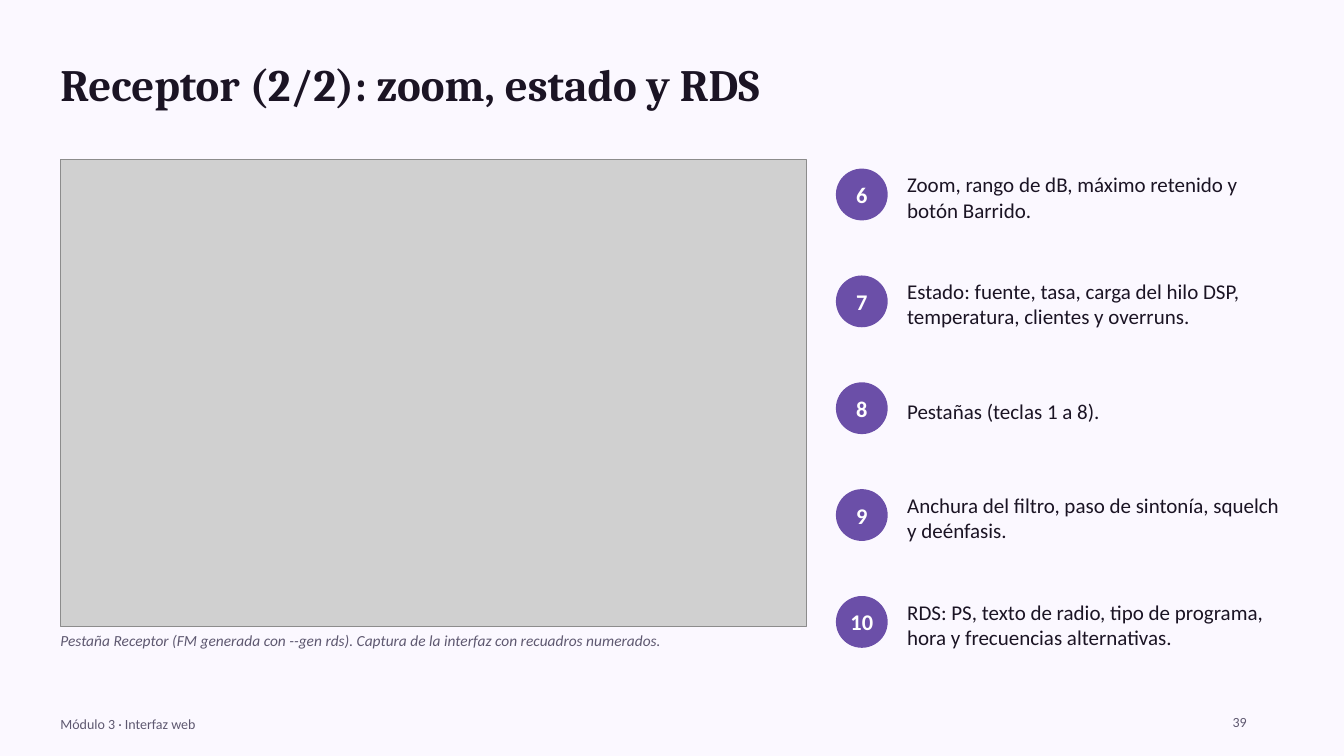
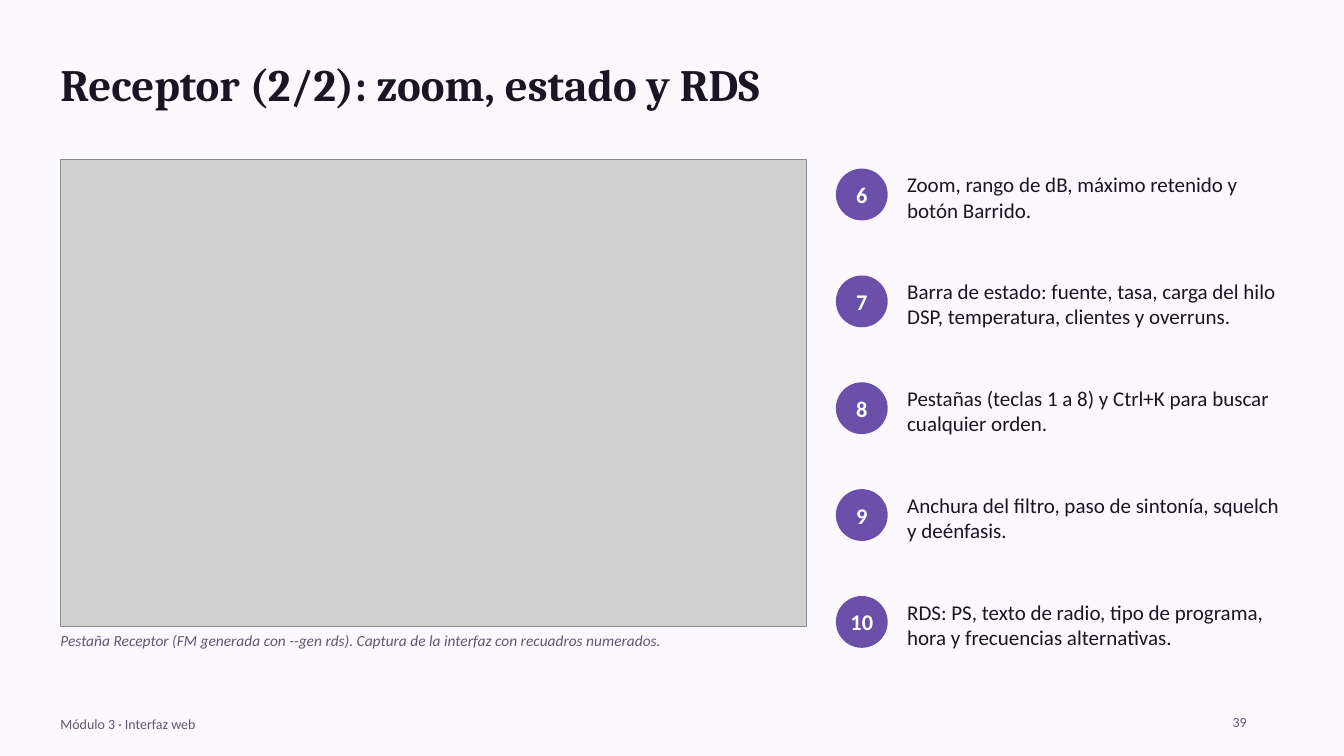
Before and after one commit to jlasherasTracasa/bladerf-suite, a slide deck: slide 39 of docs/presentacion/BladeRF_Lab.pptx. Drawn at 1344x756 pixels with LibreOffice and Linux fonts; fonts in the diff are those of the drawing; grey boxes stand for pictures. Boxes give left, top, right and bottom in pixels: in the first picture for what was removed or moved away, otherwise in the second. Text is boxed around its words. In the diff, an @@ line names an element or a change of style, - is before the commit and + after.

Commit message:
Matriz de validación honesta (ADS-B, DSC, LoRa y Meshtastic sin señal real → sintético/referencia) y curso regenerado con el estado actual

```diff
--- a/docs/presentacion/BladeRF_Lab.pptx
+++ b/docs/presentacion/BladeRF_Lab.pptx
@@ text at box(907, 284, 1275, 328): text changed @@
-Estado: fuente, tasa, carga del hilo DSP, temperatura, clientes y overruns.
+Barra de estado: fuente, tasa, carga del hilo DSP, temperatura, clientes y overruns.
@@ text at box(907, 391, 1268, 435): text changed @@
-Pestañas (teclas 1 a 8).
+Pestañas (teclas 1 a 8) y Ctrl+K para buscar cualquier orden.
```
Also in this commit, not shown: 24 other slides changed, 6 other files.
